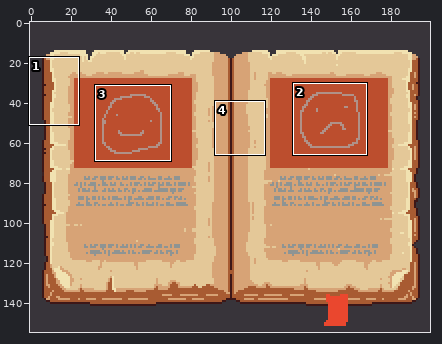
One commit to this sprite sheet: Cards/Assets/Resources/UI/Book.png. The picture above shows the old version from afar; the outline marks the close-up.
Close-up. Before the edit:
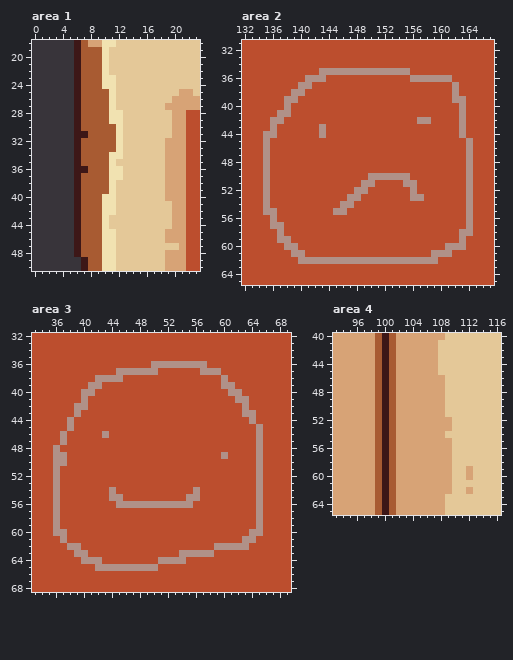
The file is 200x155 pixels. Colours within 5 levels of each other are drawn and written as one. Shown: area 1: x 0..23, y 18..50; area 2: x 132..167, y 31..65; area 3: x 33..69, y 32..68; area 4: x 93..116, y 40..65. The commit also changed other parts of the picture, which this record leaves out.
After:
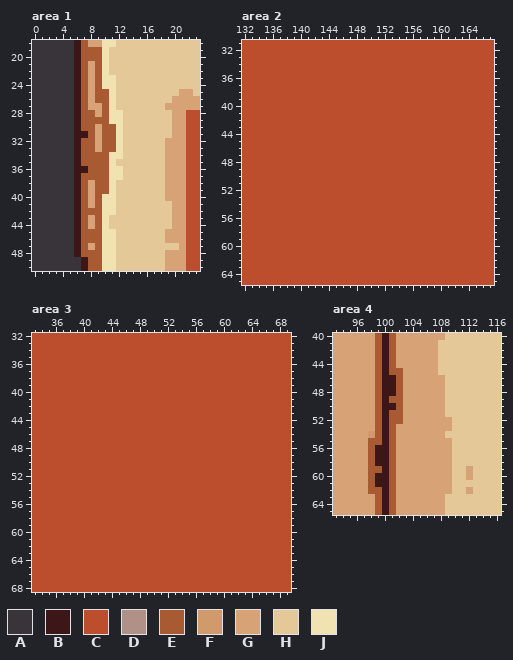
Palette (. is transparent): A #38343a  B #3d1717  C #bc4e2e  D #b09188  E #a85b32  F #d19a6d  G #d7a376  H #e4c898  J #f1e2b1
What changed:
Area 1:
y 21..26: x 8 E -> G
y 27: x 8..9 EE -> GG
y 28: x 9 E -> G
y 30..33: x 9 E -> G
y 38..41: x 8 E -> G
y 43..44: x 8 E -> G
y 47: x 8 E -> G
Area 2:
y 35: x 143..155 DDDDDDDDDDDDD -> CCCCCCCCCCCCC
y 36: x 141..143 DDD -> CCC; x 156..161 DDDDDD -> CCCCCC
y 37: x 140..141 DD -> CC; x 162 D -> C
y 38: x 139..140 DD -> CC; x 162 D -> C
y 39: x 138..139 DD -> CC; x 162..163 DD -> CC
y 40: x 138 D -> C; x 163 D -> C
y 41: x 137..138 DD -> CC; x 163 D -> C
y 42: x 136..137 DD -> CC; x 157..158 DD -> CC; x 163 D -> C
y 43: x 136 D -> C; x 143 D -> C; x 163 D -> C
y 44: x 135..136 DD -> CC; x 143 D -> C; x 163 D -> C
y 45..49: x 135 D -> C; x 164 D -> C
y 50: x 135 D -> C; x 150..155 DDDDDD -> CCCCCC; x 164 D -> C
y 51: x 135 D -> C; x 149..150 DD -> CC; x 155..156 DD -> CC; x 164 D -> C
y 52: x 135 D -> C; x 148..149 DD -> CC; x 156 D -> C; x 164 D -> C
y 53: x 135 D -> C; x 147..148 DD -> CC; x 156..157 DD -> CC; x 164 D -> C
y 54: x 135 D -> C; x 146..147 DD -> CC; x 164 D -> C
y 55: x 135..136 DD -> CC; x 145..146 DD -> CC; x 164 D -> C
y 56: x 136 D -> C; x 164 D -> C
y 57: x 136..137 DD -> CC; x 164 D -> C
y 58: x 137 D -> C; x 163..164 DD -> CC
y 59: x 137..138 DD -> CC; x 163 D -> C
y 60: x 138..139 DD -> CC; x 161..163 DDD -> CCC
y 61: x 139..140 DD -> CC; x 159..161 DDD -> CCC
y 62: x 140..159 DDDDDDDDDDDDDDDDDDDD -> CCCCCCCCCCCCCCCCCCCC
Area 3:
y 36: x 50..57 DDDDDDDD -> CCCCCCCC
y 37: x 45..50 DDDDDD -> CCCCCC; x 57..59 DDD -> CCC
y 38: x 42..45 DDDD -> CCCC; x 60 D -> C
y 39: x 41..42 DD -> CC; x 60..61 DD -> CC
y 40: x 40..41 DD -> CC; x 61..62 DD -> CC
y 41: x 40 D -> C; x 62..63 DD -> CC
y 42: x 39..40 DD -> CC; x 63 D -> C
y 43: x 39 D -> C; x 63..64 DD -> CC
y 44: x 38 D -> C; x 64 D -> C
y 45: x 38 D -> C; x 65 D -> C
y 46: x 37 D -> C; x 43 D -> C; x 65 D -> C
y 47: x 37 D -> C; x 65 D -> C
y 48: x 36 D -> C; x 65 D -> C
y 49: x 36..37 DD -> CC; x 60 D -> C; x 65 D -> C
y 50: x 36..37 DD -> CC; x 65 D -> C
y 51..53: x 36 D -> C; x 65 D -> C
y 54: x 36 D -> C; x 44 D -> C; x 56 D -> C; x 65 D -> C
y 55: x 36 D -> C; x 44..45 DD -> CC; x 55..56 DD -> CC; x 65 D -> C
y 56: x 36 D -> C; x 45..55 DDDDDDDDDDD -> CCCCCCCCCCC; x 65 D -> C
y 57..59: x 36 D -> C; x 65 D -> C
y 60: x 36..37 DD -> CC; x 64..65 DD -> CC
y 61: x 37 D -> C; x 63..64 DD -> CC
y 62: x 38..39 DD -> CC; x 59..63 DDDDD -> CCCCC
y 63: x 39..40 DD -> CC; x 54..58 DDDDD -> CCCCC
y 64: x 40..42 DDD -> CCC; x 51..54 DDDD -> CCCC
y 65: x 42..50 DDDDDDDDD -> CCCCCCCCC
Area 4:
y 45: x 102 G -> E
y 46..48: x 101..102 EG -> BE
y 49: x 102 G -> E
y 50: x 101..102 EG -> BE
y 51..52: x 102 G -> E
y 54: x 98 G -> F
y 55: x 98 G -> E
y 56..58: x 98..99 GE -> EB
y 59: x 98 G -> E
y 60..61: x 98..99 GE -> EB
y 62: x 98 G -> E
Where, in picture pixels (left, top, right, bottom), the same in both close-ups:
changed: (88, 61, 102, 250)
changed: (263, 68, 473, 264)
changed: (53, 361, 263, 571)
changed: (368, 368, 403, 494)
